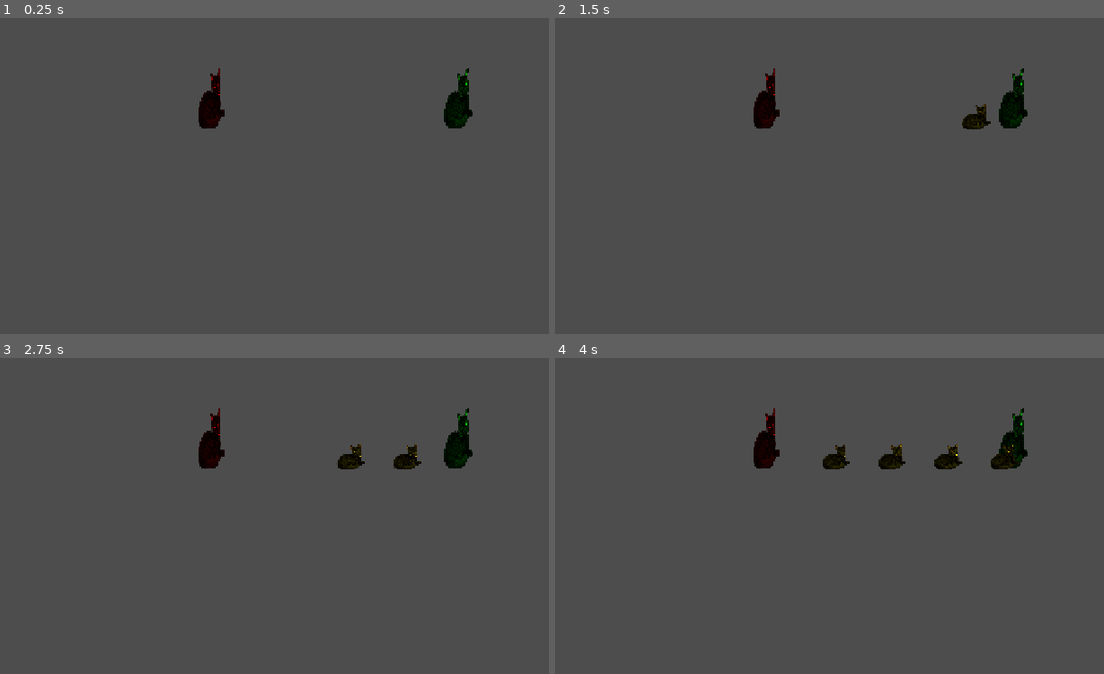
Above: before the commit, frames 1-4 (two rows, left to right).
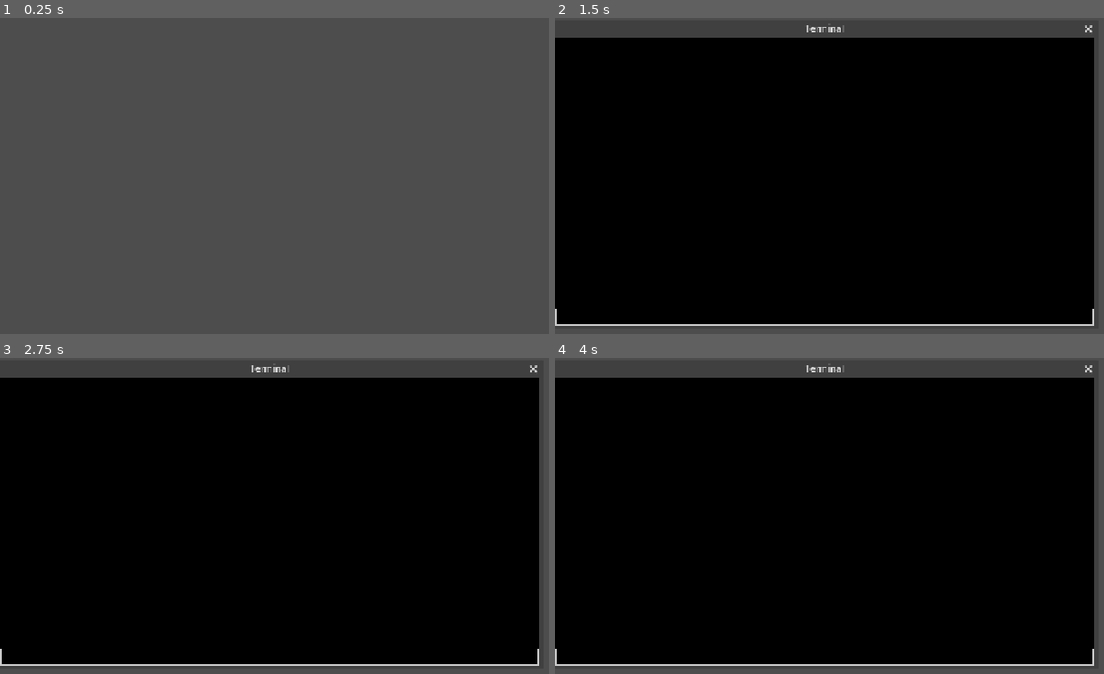
Above: after the commit, the same moments.

Repository: CAHSI-Game-Studios/CGS-project
Game: Godot game, scene res://main.tscn
Same seed, same stepped clock (60 frames per second), same inputs: the game is played once before the commit and once after it. Before the commit the project starts from res://games/gameB/scenes/GameBScene.tscn.
Inputs (mouse positions are in pixels of both pictures, inside the frame that each line leads up to):
- Up to frame 1 (0.25 s): no input
- Up to frame 2 (1.5 s): tap Enter at 0.5 s; move the mouse to (1071, 201) at 0.52 s; hold D (move_right) 0.53-1.28 s; hold T (open_terminal) 0.53-1.28 s; click (1071, 201) at 0.67 s; move the mouse to (769, 239) at 1.27 s; hold S (move_down) from 1.28 s (still down); tap T (open_terminal) at 1.35 s
- Up to frame 3 (2.75 s): move the mouse to (433, 471) at 2.02 s; release S (move_down) at 2.03 s; hold D (move_right) from 2.03 s (still down); hold T (open_terminal) from 2.03 s (still down)
- Up to frame 4 (4 s): move the mouse to (878, 639) at 2.77 s; release D (move_right) at 2.78 s; release T (open_terminal) at 2.78 s; hold W (move_up) 2.78-3.53 s; tap T (open_terminal) at 2.85 s; click (878, 639) at 2.92 s; move the mouse to (outside the picture) at 3.52 s; hold A (move_left) from 3.53 s (still down); hold T (open_terminal) from 3.53 s (still down)

The runs differ from the first frame. In frame 1, 1.1% of the frame differs, in the area x 36-87%, y 15-35%; in frame 2, 89%, in the area x 0-99%, y 2-98%; in frame 3, 88%; in frame 4, 88%.

Commit message:
Update project.godot to undo the uid change

Diff:
--- a/src/project.godot
+++ b/src/project.godot
@@ -11,7 +11,7 @@
 [application]
 
 config/name="Arcade"
-run/main_scene="uid://d2f3e7uy7gh8t"
+run/main_scene="uid://bfkv4nekb7at8"
 config/features=PackedStringArray("4.7", "GL Compatibility")
 
 [display]
